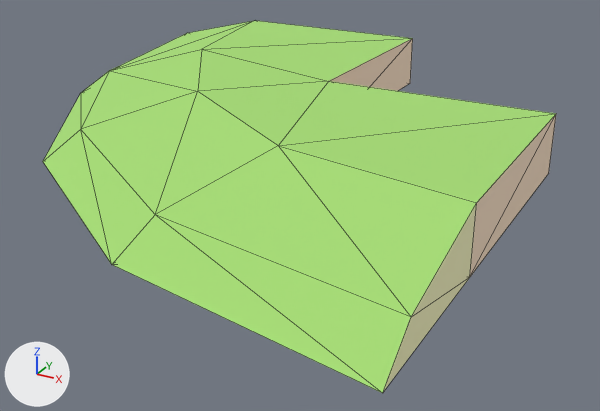
What one commit did to the glTF model atoms/Grass_Carpet_Curve_Outer_3x3.glb.
Before and after are seen from a 50 mm camera at (213.0, -273.0, 123.0) aimed at (53.0, 19.0, -23.0). Lighting does not change. The marker at lower left points along +X, +Y and +Z. The picture after the commit comes second. Mesh edges are drawn as thin lines. Where no turn or scale is listed for an object, it has been applied to the vertices. Vertices at exactly the same position are counted once.

The older version as bpy lines, for what is in view:
```python
mat_grass = principled_material('Grass')
mat_grass.base_color = (0.388, 0.729, 0.18)  # green #a7de76
mat_grass.roughness = 1.0
me_object121_001 = bpy.data.meshes.new('object121.001')
me_object121_001.from_pydata(...)  # 23 vertices, 42 faces; spans x -117.0..150.0, y -117.0..150.0, z 0.0..25.0
# faces by material slot: [8, 22, 8, 4]
me_object121_001.materials.append(mat_hidden)  # white #f8f8f8
me_object121_001.materials.append(mat_grass)  # green #a7de76
me_object121_001.materials.append(mat_hidden_orange)  # beige #ffe6cb
me_object121_001.materials.append(mat_hidden_yellow)  # beige #fcfbc8
ob_grass_carpet_curve_outer_3x3 = bpy.data.objects.new('Grass_Carpet_Curve_Outer_3x3', me_object121_001)
ob_grass_carpet_curve_outer_3x3.location = (0.0, 0.0, 0.0)
```
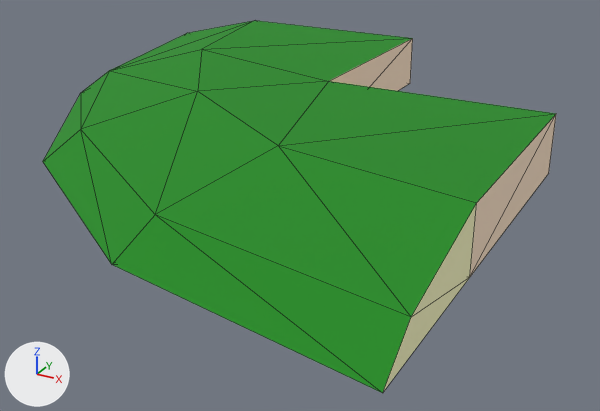
The edits, one by one:
Picture 'colormap' (img_colormap) is new.
In material 'Grass' (mat_grass), base_color is no longer (0.388, 0.729, 0.18), green #a7de76.
In material 'Grass' (mat_grass), texture is now set to img_colormap.
me_object121_001 has 23 vertices, 42 faces and spans x -117.0..150.0, y -117.0..150.0, z 0.0..25.0.
me_object121_001 is used by ob_grass_carpet_curve_outer_3x3; location (0.0, 0.0, 0.0).
me_object121_001 part 1: texture (UV) coordinates of 22 of 42 faces, centred in x -99.0..124.0, y -99.0..124.0, z 4.0..25.0, changed; they spanned u 0.0..1.0, v 0.0..1.0 and now span u 0.28..0.28, v 0.75..0.75.

Pixel boxes (x1, y1, x2, y2) of what changed, in the pictures (600 x 411 px):
'Grass_Carpet_Curve_Outer_3x3', surface changed (darker): (43, 21, 556, 393) in both
